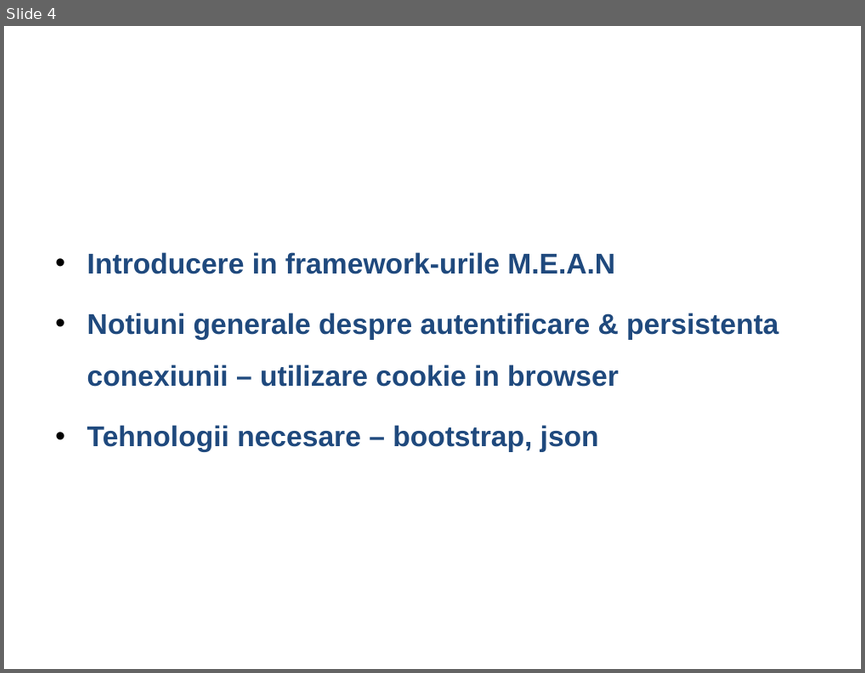
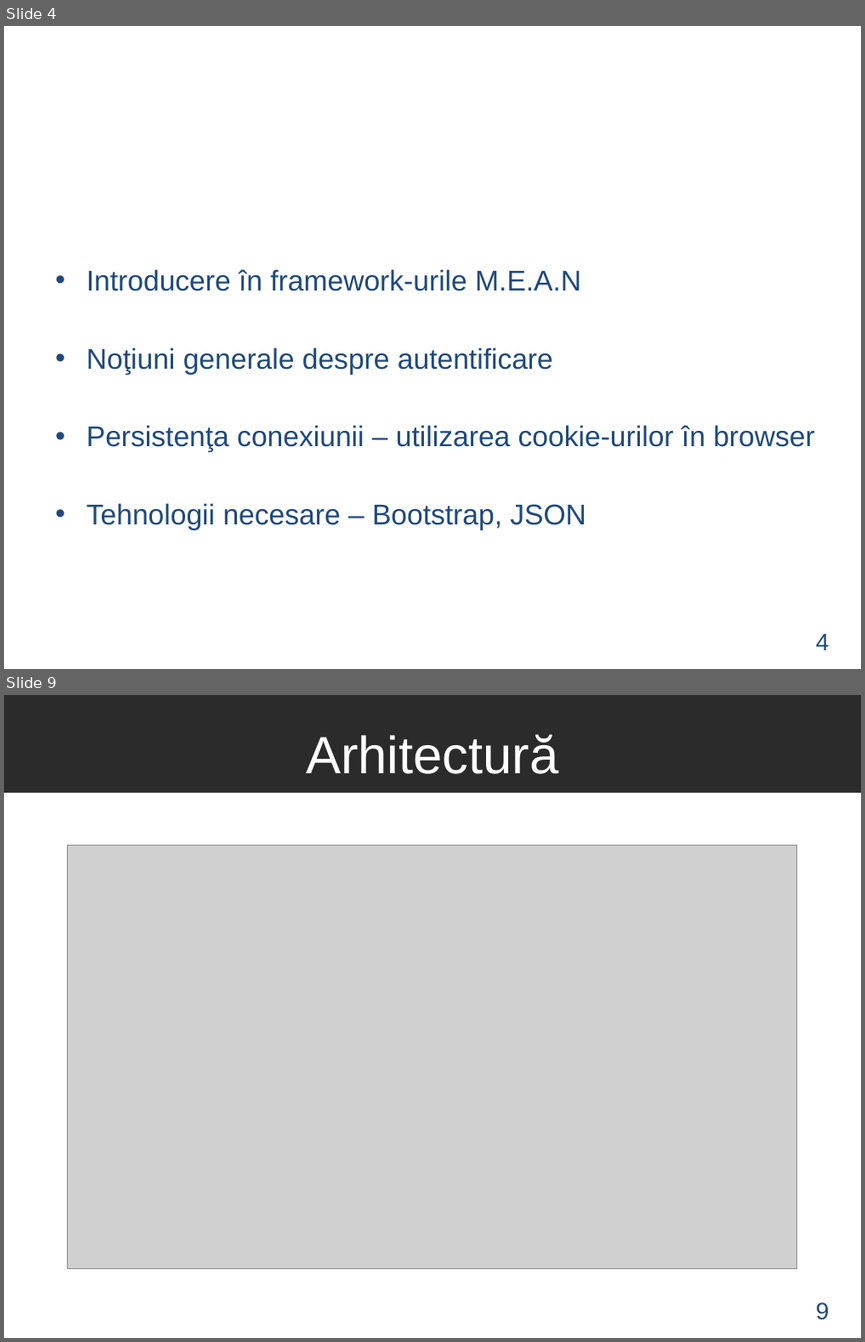
Before and after one commit to LucaAndrei/TeachMe-Online, a slide deck: documentatie/Prezentare Powerpoint/Prezentare Licenta Luca Andrei.ppt. Shown one above the other, each under a label of ours: slide 4 before the commit, slides 4 and 9 after it; the slides between them are not shown. The pictures are 865x673 and 865x1342 pixels, drawn with LibreOffice and Linux fonts; fonts in the diff are those of the drawing; grey boxes stand for pictures; background and template pictures are left out; a plain dark background stands for a picture behind light text. Boxes give left, top, right and bottom in pixels: in the first picture for what was removed or moved away, otherwise in the second. Text is boxed around its words. In the diff, an @@ line names an element or a change of style, - is before the commit and + after.

```diff
--- a/documentatie/Prezentare Powerpoint/Prezentare Licenta Luca Andrei.ppt
+++ b/documentatie/Prezentare Powerpoint/Prezentare Licenta Luca Andrei.ppt
@@ slide 9 added at [4, 695, 861, 1338], background picture (left out) @@
@@ text added at [306, 734, 559, 774], 44 pt, text #FFFFFF @@
+Arhitectură
@@ rectangle added at [4, 793, 861, 1338], fill #FFFFFF @@
@@ picture added at [68, 845, 796, 1269] @@
@@ text added at [816, 1302, 829, 1320], 20 pt, text #1F497D @@
+9
@@ slide 4 changed as well @@
@@ text at [86, 269, 814, 530]: text changed; bold off @@
-• Introducere in framework-urile M.E.A.N
-• Notiuni generale despre autentificare & persistenta conexiunii – utilizare cookie in browser
-• Tehnologii necesare – bootstrap, json
+• Introducere în framework-urile M.E.A.N
+• Noţiuni generale despre autentificare
+• Persistenţa conexiunii – utilizarea cookie-urilor în browser
+• Tehnologii necesare – Bootstrap, JSON
@@ text added at [816, 633, 829, 650], 20 pt, text #1F497D @@
+4
```
Also in this commit, not shown: 4 other slides changed, 5 other slides added, 5 slides removed, 17 other files.
